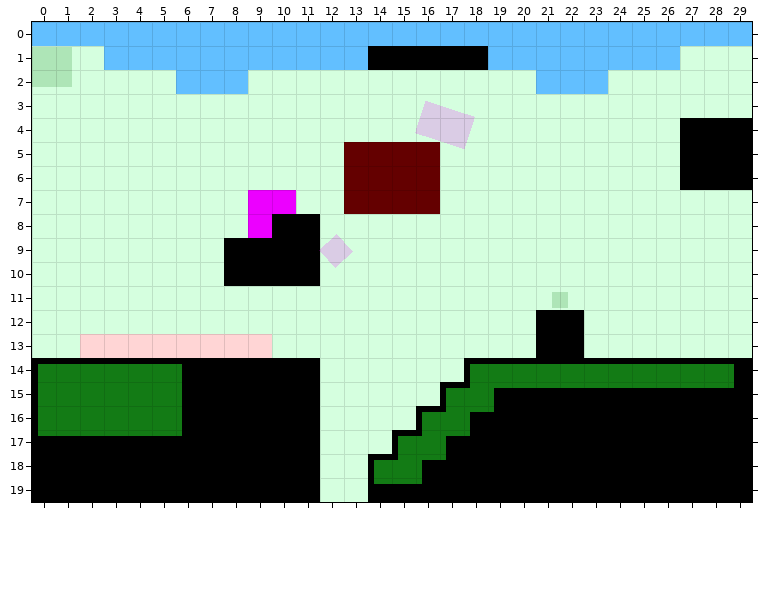
One commit to this Tiled map (JSON): examples/platformer/assets/levels/level.json. Above is the file before it was changed.
Cells are 32x32 px. Shown: x 0..29, y 0..19. Layer "Group/Group Tile 1" is drawn 10,10 px off the grid. Layer "Group/Group Tile 2" is drawn 10,10 px off the grid.
And afterwards:
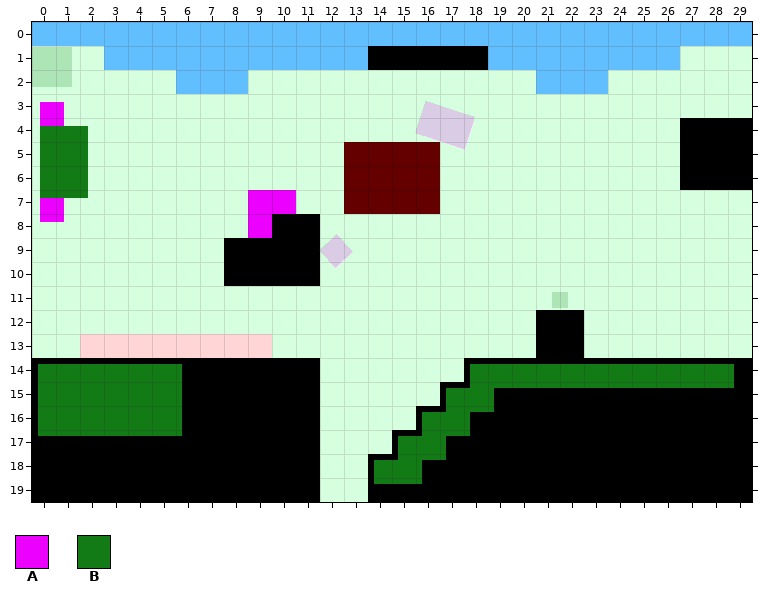
Key: from "generic_platformer_tiles_1": A 3, B 4.
_ is an empty cell.
Tiles of an added or newly shown layer are drawn over the layers below it.
The edit:
{"where": "layer \"Group/Group Tile 1\" (added)"}
{"y":3,"x":0,"old":"_","new":"A"}
{"y":7,"x":0,"old":"_","new":"A"}
{"where": "layer \"Group/Group Tile 2\" (added)"}
{"y":4,"x":0,"old":"__","new":"BB"}
{"y":5,"x":0,"old":"__","new":"BB"}
{"y":6,"x":0,"old":"__","new":"BB"}
